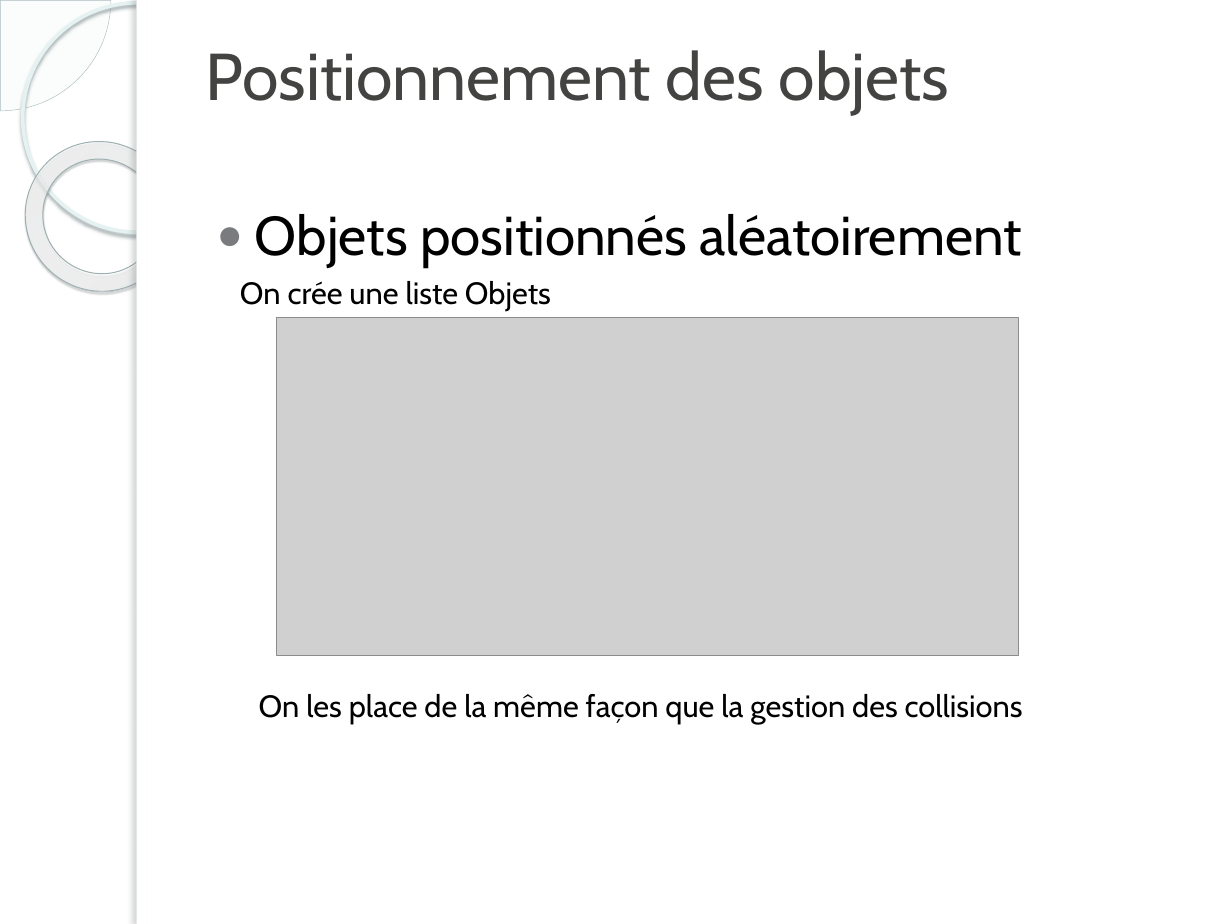
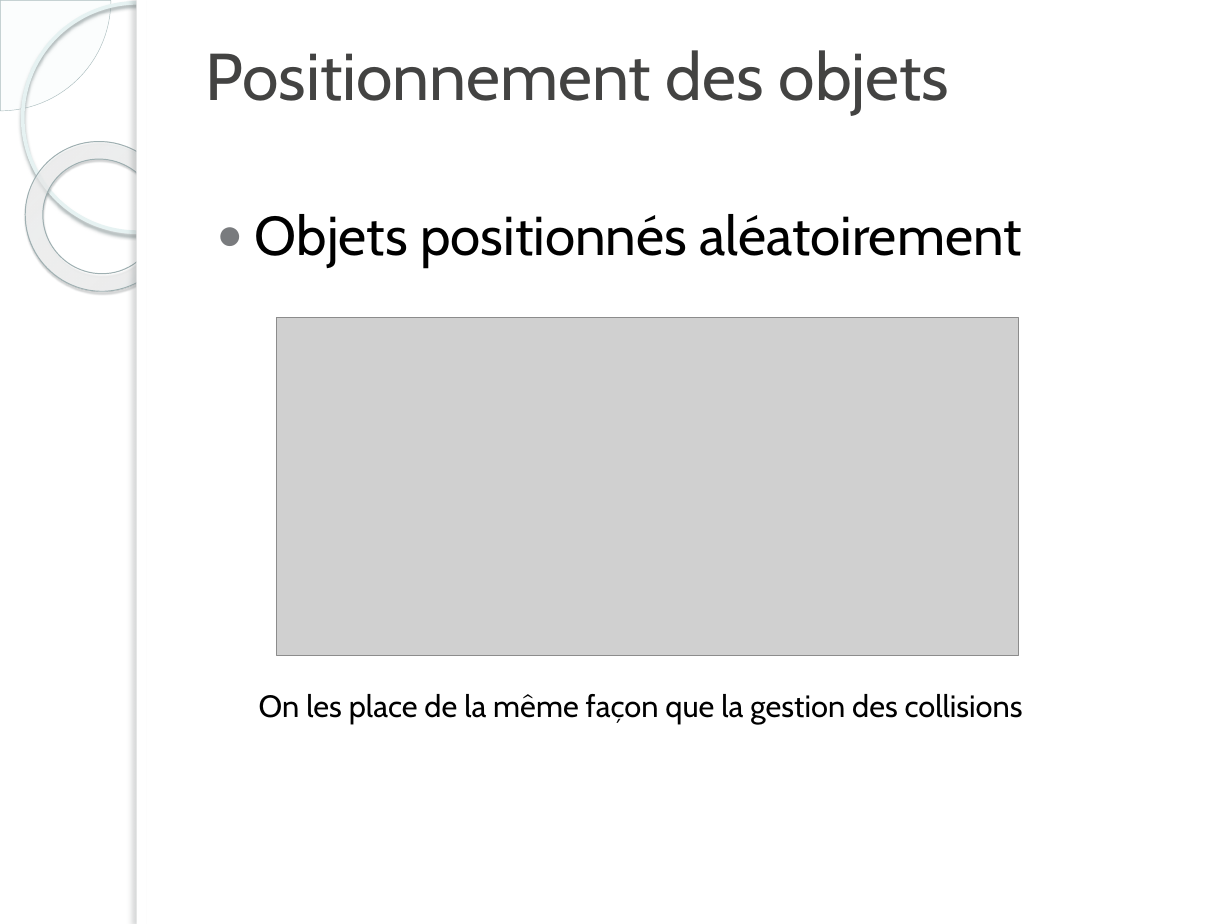
Before and after one commit to GuillaumeFerreira/Projet-3-MacGyver, a slide deck: slide 9 of documentation/Projet 3.pptx. Drawn at 1232x924 pixels with LibreOffice and Linux fonts; fonts in the diff are those of the drawing; grey boxes stand for pictures; background and template pictures are left out. Boxes give left, top, right and bottom in pixels: in the first picture for what was removed or moved away, otherwise in the second. Text is boxed around its words. In the diff, an @@ line names an element or a change of style, - is before the commit and + after.

Commit message:
derniere modif ppt

```diff
--- a/documentation/Projet 3.pptx
+++ b/documentation/Projet 3.pptx
@@ text removed at box(240, 281, 551, 311) @@
-On crée une liste Objets
```
